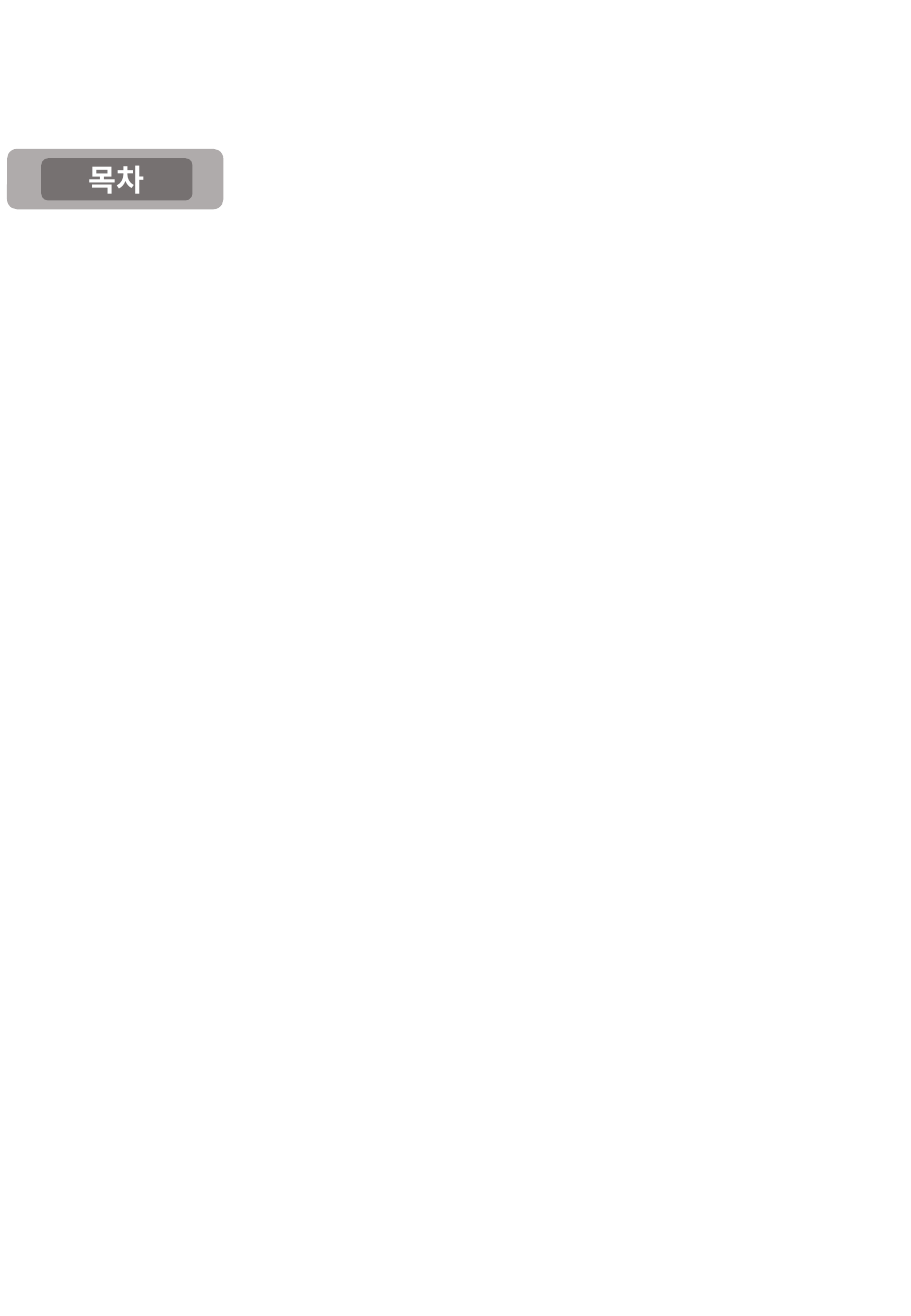
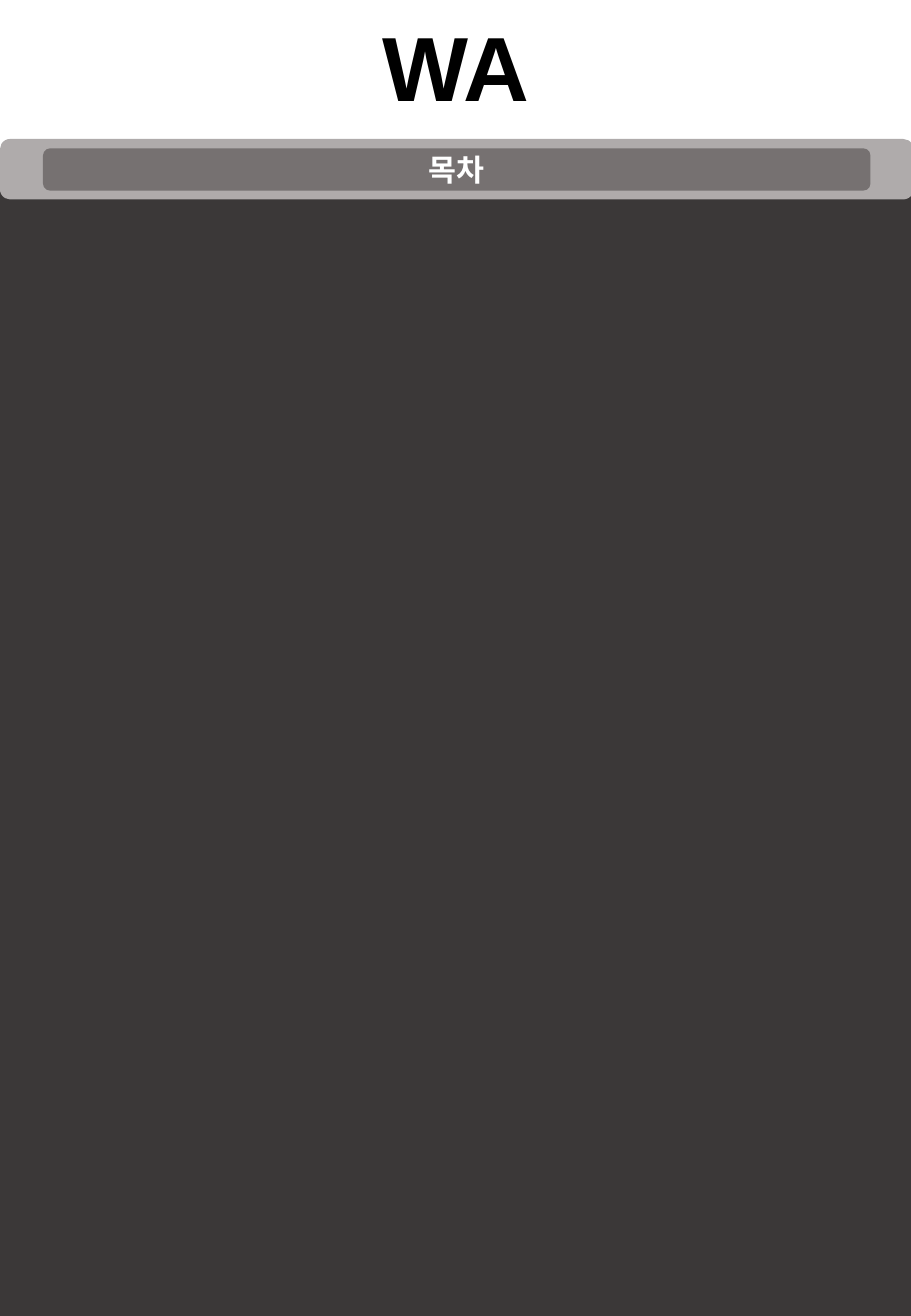
Before and after one commit to taeseongeom/WA, a slide deck: slide 2 of 기획서/신버전/캐릭터시스템.pptx. Drawn at 911x1316 pixels with LibreOffice and Linux fonts; fonts in the diff are those of the drawing. Boxes give left, top, right and bottom in pixels: in the first picture for what was removed or moved away, otherwise in the second. Text is boxed around its words. In the diff, an @@ line names an element or a change of style, - is before the commit and + after.

```diff
--- a/기획서/신버전/캐릭터시스템.pptx
+++ b/기획서/신버전/캐릭터시스템.pptx
@@ text added at bbox=[382, 38, 529, 101], 54 pt, text #000000, bold @@
+WA
@@ rectangle added at bbox=[0, 149, 911, 1315], fill #3B3838 @@
@@ rounded rectangle added at bbox=[0, 138, 911, 199], fill #AFABAB @@
@@ rounded rectangle removed at bbox=[7, 149, 223, 210] @@
@@ rounded rectangle "목차": place and size @@
-rounded rectangle "목차" at bbox=[41, 158, 193, 200]
+rounded rectangle "목차" at bbox=[43, 148, 870, 191]
```
Also in this commit, not shown: 10 other slides changed, 3 slides added, 1 slide removed.
